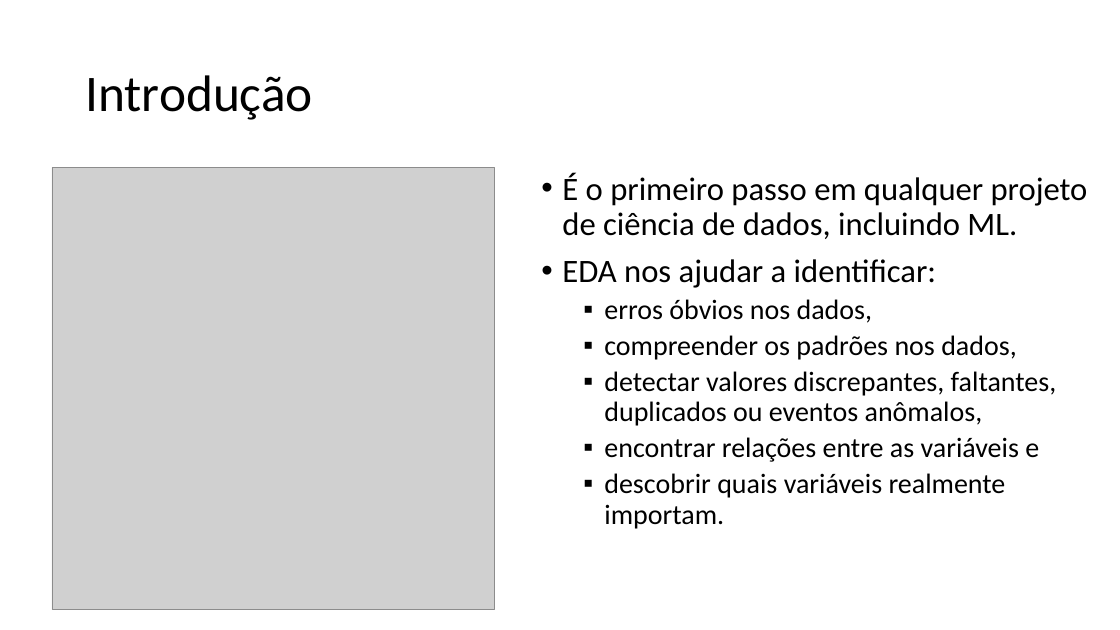
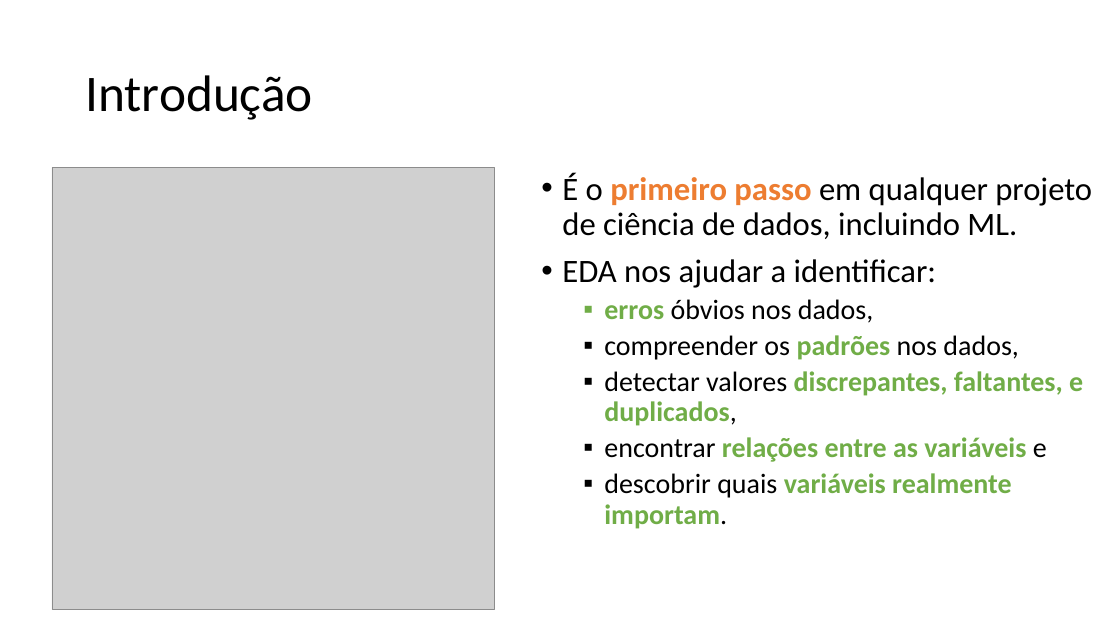
Before and after one commit to zz4fap/c24_inteligencia_artificial, a slide deck: slide 3 of slides/C24_EDA.pptx. Drawn at 1120x630 pixels with LibreOffice and Linux fonts; fonts in the diff are those of the drawing; grey boxes stand for pictures. Boxes give left, top, right and bottom in pixels: in the first picture for what was removed or moved away, otherwise in the second. Text is boxed around its words. In the diff, an @@ line names an element or a change of style, - is before the commit and + after.

```diff
--- a/slides/C24_EDA.pptx
+++ b/slides/C24_EDA.pptx
@@ text at (562, 173, 1092, 529): text colour #000000 to #ED7D31 in "primeiro passo"; bold on in "primeiro passo", "erros", "padrões", "relações entre as variáveis" and 1 more places; text colour #000000 to #70AD47 in "erros", "padrões", "relações entre as variáveis", "variáveis realmente importam." @@
@@ text at (604, 371, 1083, 426): text changed; text colour #000000 to #70AD47; bold on @@
-  ▪ detectar valores discrepantes, faltantes, duplicados ou eventos anômalos,
+  ▪ detectar valores discrepantes, faltantes, e duplicados,
```
Also in this commit, not shown: 25 other slides changed, 7 slides added, 1 slide removed.
